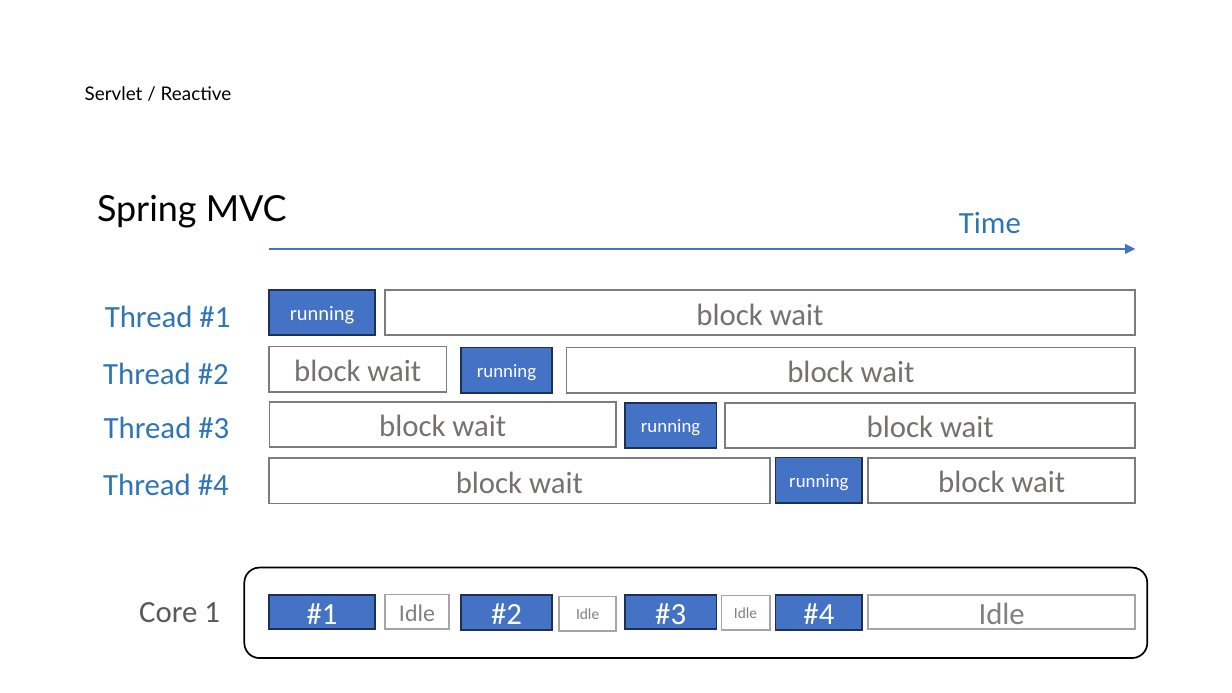
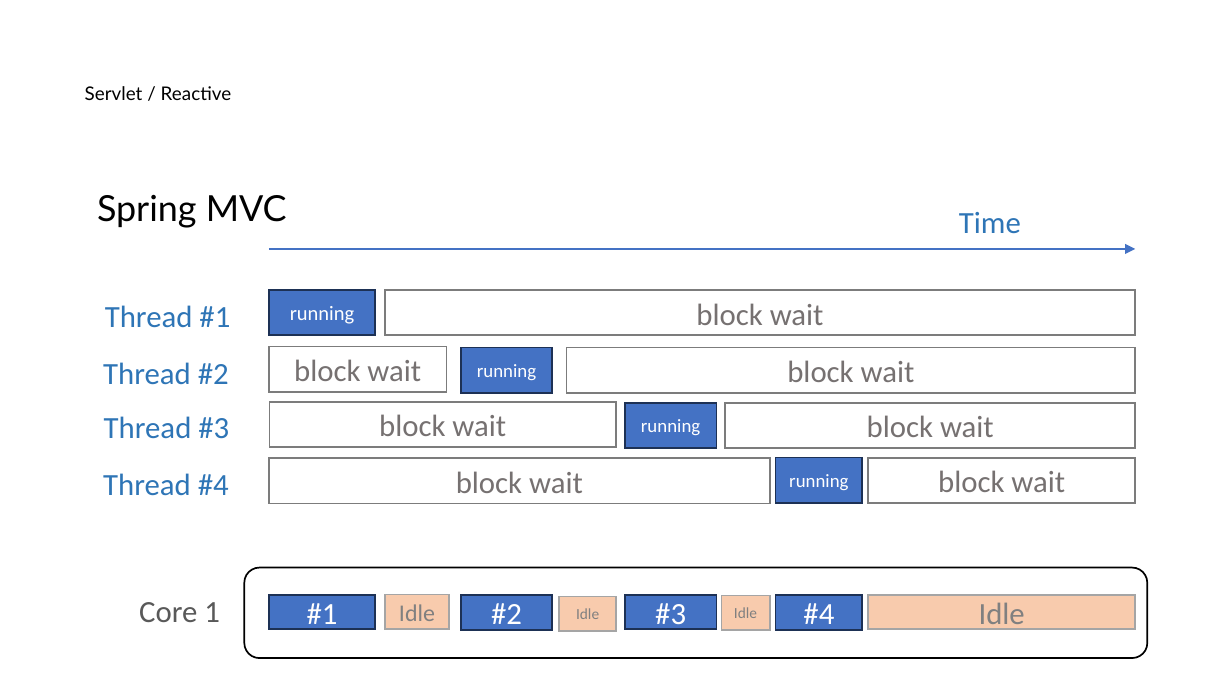
Before and after one commit to nayasis/fastcampus-hyper-webflux, a slide deck: slide 26 of 99.ppt/[Ch4-1. 비동기 서비스 소개] 1-2. 비동기 호출이란 ~ 1-3. Servlet_Reactive.pptx. Drawn at 1232x693 pixels with LibreOffice and Linux fonts; fonts in the diff are those of the drawing; background and template pictures are left out. Boxes give left, top, right and bottom in pixels: in the first picture for what was removed or moved away, otherwise in the second. Text is boxed around its words. In the diff, an @@ line names an element or a change of style, - is before the commit and + after.

```diff
--- a/99.ppt/[Ch4-1. 비동기 서비스 소개] 1-2. 비동기 호출이란 ~ 1-3. Servlet_Reactive.pptx
+++ b/99.ppt/[Ch4-1. 비동기 서비스 소개] 1-2. 비동기 호출이란 ~ 1-3. Servlet_Reactive.pptx
@@ fill #FFFFFF to #F8CBAD in 4 elements at box(869, 595, 1136, 630), box(384, 595, 448, 630), box(559, 596, 616, 631), box(722, 595, 770, 630) @@
```
Also in this commit, not shown: 1 other slide changed, 3 other files.
